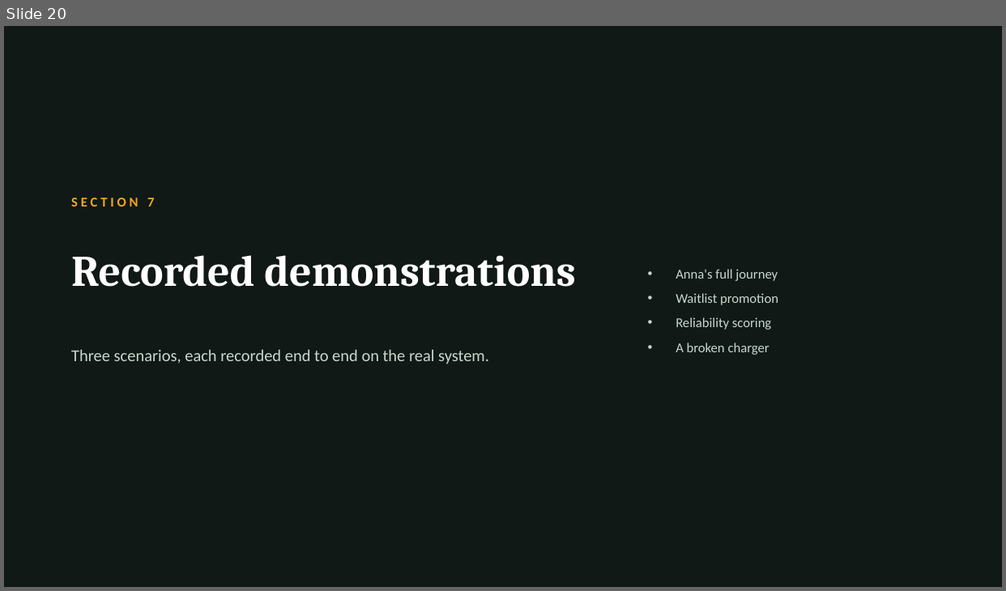
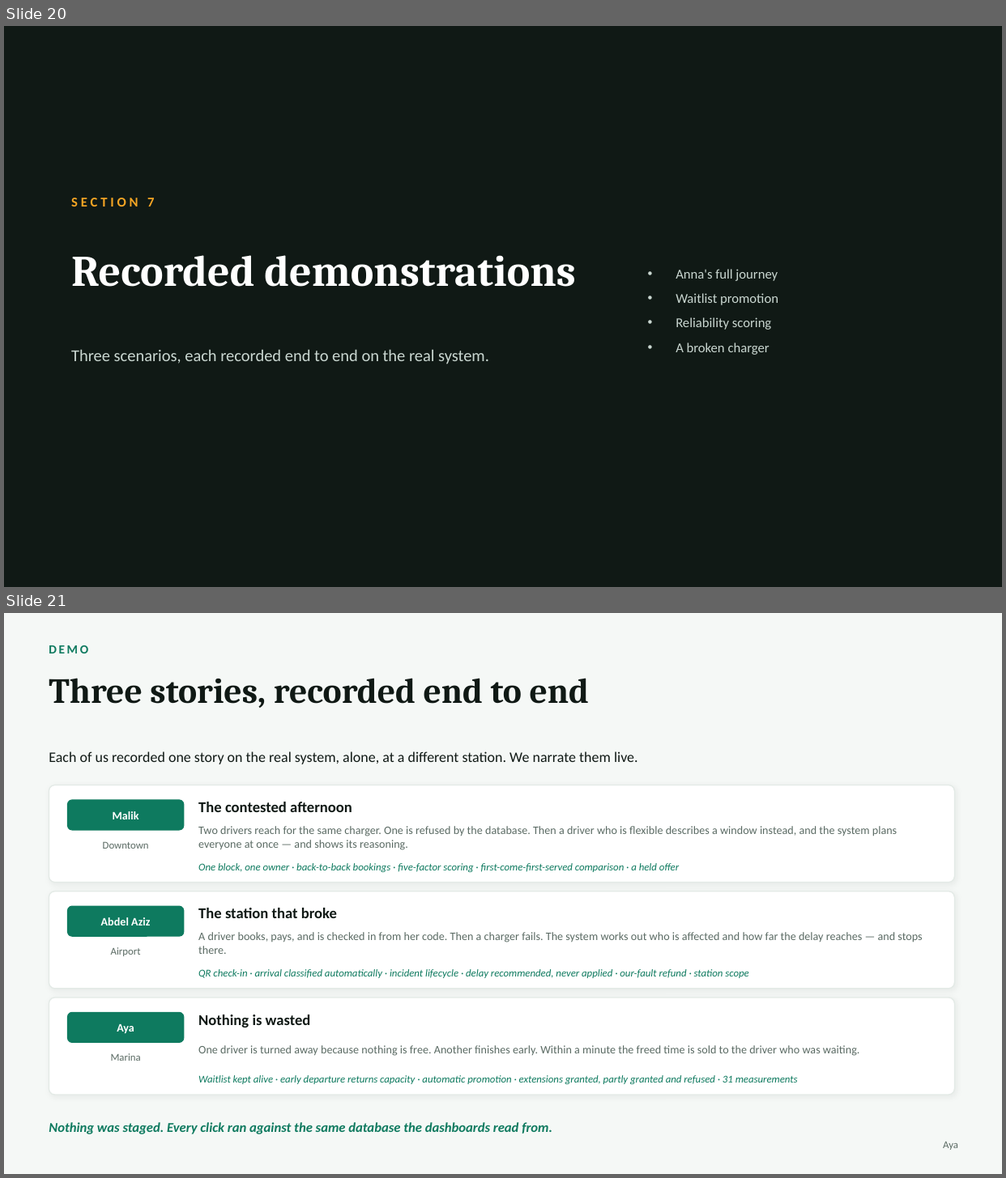
Before and after one commit to AyaSulyman/EVCharging-System, a slide deck: docs/presentation/ChargeHub-Presentation.pptx. Shown one above the other, each under a label of ours: slide 20 before the commit, slides 20 and 21 after it. The pictures are 1006x591 and 1006x1178 pixels, drawn with LibreOffice and Linux fonts; fonts in the diff are those of the drawing. Boxes give left, top, right and bottom in pixels: in the first picture for what was removed or moved away, otherwise in the second. Text is boxed around its words. In the diff, an @@ line names an element or a change of style, - is before the commit and + after.

```diff
--- a/docs/presentation/ChargeHub-Presentation.pptx
+++ b/docs/presentation/ChargeHub-Presentation.pptx
@@ slide 21 added at bbox=[4, 613, 1002, 1174], background #F5F8F6 @@
@@ text added at bbox=[49, 645, 88, 653], 12 pt, text #0E7A5F, bold @@
+DEMO
@@ text added at bbox=[49, 678, 590, 708], 34 pt, text #101915, bold @@
+Three stories, recorded end to end
@@ text added at bbox=[49, 752, 638, 764], 14 pt, text #101915 @@
+Each of us recorded one story on the real system, alone, at a different station. We narrate them live.
@@ rounded rectangle added at bbox=[49, 786, 955, 883], fill #FFFFFF, outline #E3EAE6 1 pt @@
@@ rounded rectangle added at bbox=[68, 800, 184, 830], fill #0E7A5F, outline #0E7A5F 1 pt @@
@@ text added at bbox=[198, 802, 352, 812], 14.5 pt, text #101915, bold @@
+The contested afternoon
@@ text added at bbox=[113, 811, 139, 820], 11 pt, text #FFFFFF, bold @@
+Malik
@@ text added at bbox=[198, 826, 897, 850], 11 pt, text #5B6B64 @@
+Two drivers reach for the same charger. One is refused by the database. Then a driver who is flexible describes a window instead, and the system plans everyone at once — and shows its reasoning.
@@ text added at bbox=[103, 842, 149, 849], 10 pt, text #5B6B64 @@
+Downtown
@@ text added at bbox=[198, 863, 679, 872], 10 pt, text #0E7A5F, italic @@
+One block, one owner · back-to-back bookings · five-factor scoring · first-come-first-served comparison · a held offer
@@ rounded rectangle added at bbox=[49, 892, 955, 989], fill #FFFFFF, outline #E3EAE6 1 pt @@
@@ rounded rectangle added at bbox=[68, 906, 184, 936], fill #0E7A5F, outline #0E7A5F 1 pt @@
@@ text added at bbox=[101, 918, 150, 926], 11 pt, text #FFFFFF, bold @@
+Abdel Aziz
@@ text added at bbox=[198, 908, 337, 918], 14.5 pt, text #101915, bold @@
+The station that broke
@@ text added at bbox=[111, 948, 141, 956], 10 pt, text #5B6B64 @@
+Airport
@@ text added at bbox=[198, 932, 922, 954], 11 pt, text #5B6B64 @@
+A driver books, pays, and is checked in from her code. Then a charger fails. The system works out who is affected and how far the delay reaches — and stops there.
@@ text added at bbox=[198, 969, 748, 978], 10 pt, text #0E7A5F, italic @@
+QR check-in · arrival classified automatically · incident lifecycle · delay recommended, never applied · our-fault refund · station scope
@@ rounded rectangle added at bbox=[49, 998, 955, 1095], fill #FFFFFF, outline #E3EAE6 1 pt @@
@@ rounded rectangle added at bbox=[68, 1013, 184, 1043], fill #0E7A5F, outline #0E7A5F 1 pt @@
@@ text added at bbox=[117, 1024, 134, 1034], 11 pt, text #FFFFFF, bold @@
+Aya
@@ text added at bbox=[198, 1015, 311, 1028], 14.5 pt, text #101915, bold @@
+Nothing is wasted
@@ text added at bbox=[198, 1046, 860, 1056], 11 pt, text #5B6B64 @@
+One driver is turned away because nothing is free. Another finishes early. Within a minute the freed time is sold to the driver who was waiting.
@@ text added at bbox=[111, 1054, 141, 1061], 10 pt, text #5B6B64 @@
+Marina
@@ text added at bbox=[198, 1076, 798, 1084], 10 pt, text #0E7A5F, italic @@
+Waitlist kept alive · early departure returns capacity · automatic promotion · extensions granted, partly granted and refused · 31 measurements
@@ text added at bbox=[49, 1122, 552, 1135], 13 pt, text #0E7A5F, bold, italic @@
+Nothing was staged. Every click ran against the same database the dashboards read from.
@@ text added at bbox=[943, 1142, 958, 1150], 10 pt, text #5B6B64 @@
+Aya
```
Also in this commit, not shown: 1 slide removed, 5 other files.
